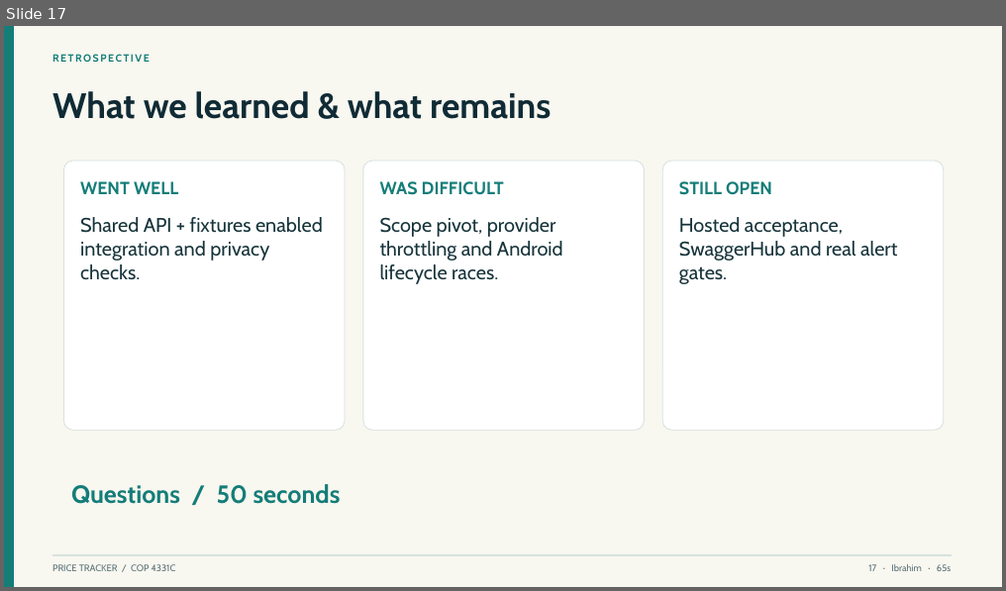
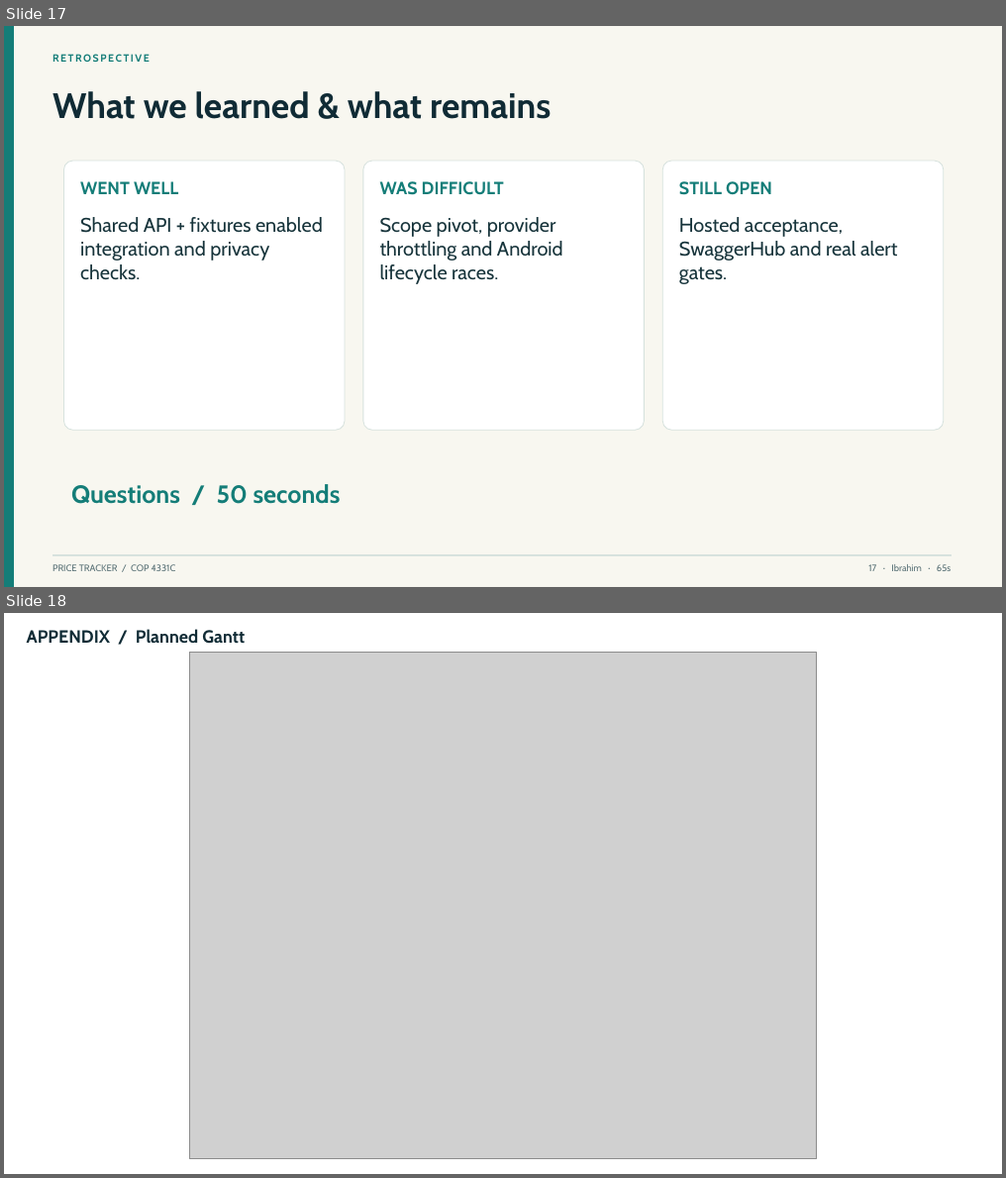
Before and after one commit to aluciencozy/price-tracker, a slide deck: docs/presentation/price-tracker.pptx. Shown one above the other, each under a label of ours: slide 17 before the commit, slides 17 and 18 after it. The pictures are 1006x591 and 1006x1178 pixels, drawn with LibreOffice and Linux fonts; fonts in the diff are those of the drawing; grey boxes stand for pictures. Boxes give left, top, right and bottom in pixels: in the first picture for what was removed or moved away, otherwise in the second. Text is boxed around its words. In the diff, an @@ line names an element or a change of style, - is before the commit and + after.

```diff
--- a/docs/presentation/price-tracker.pptx
+++ b/docs/presentation/price-tracker.pptx
@@ slide 18 added at bbox=[4, 613, 1002, 1174], background #FFFFFF @@
@@ text added at bbox=[27, 629, 245, 644], 17 pt, text #102B35, bold @@
+APPENDIX / Planned Gantt
@@ picture added at bbox=[190, 652, 817, 1159] @@
```
Also in this commit, not shown: 4 slides changed, 7 other slides added, 2 slides removed, 4 other files.
